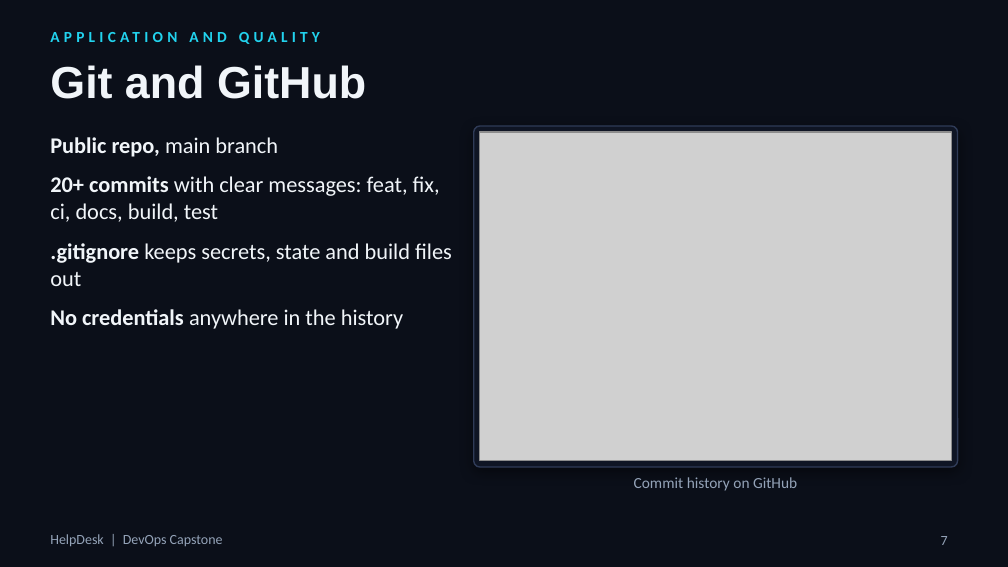
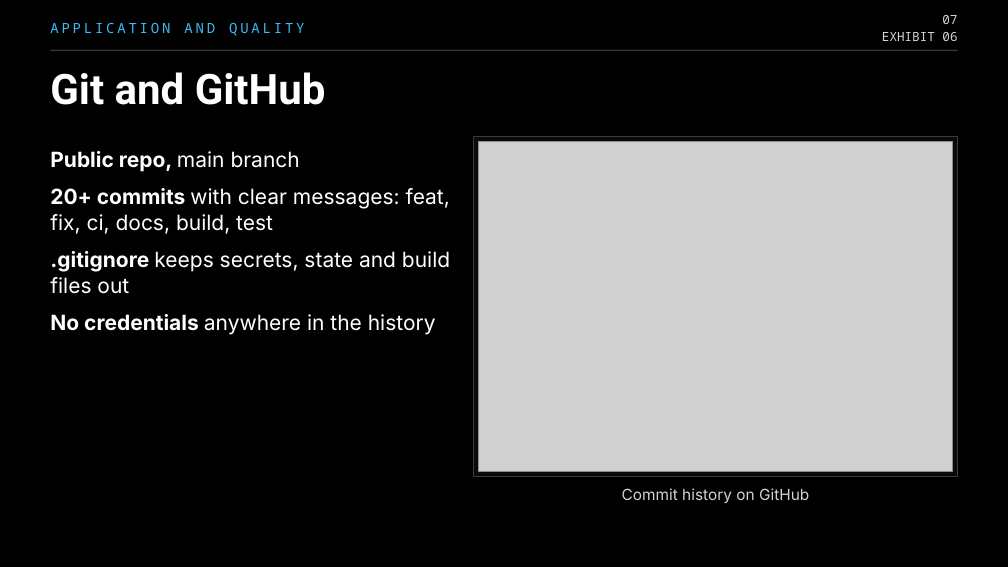
Before and after one commit to parthtaneja0001/helpdesk-devops-capstone, a slide deck: slide 7 of docs/HelpDesk-DevOps-Capstone.pptx. Drawn at 1008x567 pixels with LibreOffice and Linux fonts; fonts in the diff are those of the drawing; grey boxes stand for pictures; background and template pictures are left out. Boxes give left, top, right and bottom in pixels: in the first picture for what was removed or moved away, otherwise in the second. Text is boxed around its words. In the diff, an @@ line names an element or a change of style, - is before the commit and + after.

Commit message:
docs: restyle presentation in a black Swapline-style theme with Space Grotesk, Inter and JetBrains Mono

```diff
--- a/docs/HelpDesk-DevOps-Capstone.pptx
+++ b/docs/HelpDesk-DevOps-Capstone.pptx
@@ background picture (left out) to #000000 @@
@@ text "APPLICATION AND QUALITY": place and size @@
-text "APPLICATION AND QUALITY" at (125,65,205,99)
+text "APPLICATION AND QUALITY" at (50,23,304,36)
@@ text "APPLICATION AND QUALITY" at (50,23,304,36): size 11 to 10 pt, font Calibri to Noto Sans Mono, text colour #22D3EE to #38BDF8, letter spacing 3 to 2 pt, bold off @@
@@ text added at (942,15,957,24), 9 pt, text #D4D4D8 @@
+07
@@ title "Git and GitHub": place and size @@
-title "Git and GitHub" at (50,65,366,99)
+title "Git and GitHub" at (50,72,326,105)
@@ title "Git and GitHub" at (50,72,326,105): size 32 to 30 pt, font Arial to Roboto, text colour #F1F5F9 to #FFFFFF @@
@@ line added from (50, 50) to (958, 50), #34343A 1 pt @@
@@ text added at (882,32,957,41), 9 pt, text #D4D4D8 @@
+EXHIBIT 06
@@ text "Public repo, main branch": place and size @@
-text "Public repo, main branch" at (50,137,452,329)
+text "Public repo, main branch" at (50,151,450,335)
@@ text "Public repo, main branch" at (50,151,450,335): size 16 to 15 pt, font Calibri to Inter, text colour #F1F5F9 to #FFFFFF; indent changed @@
@@ rounded rectangle removed at (474,126,958,467) @@
@@ rectangle added at (474,136,958,477), fill #0A0A0C, outline #3A3A42 0.75 pt @@
@@ picture: place and size @@
-picture at (480,132,952,461)
+picture at (479,141,953,472)
@@ text "Commit history on GitHub": place and size @@
-text "Commit history on GitHub" at (634,477,797,491)
+text "Commit history on GitHub" at (622,488,809,503)
@@ text "Commit history on GitHub" at (622,488,809,503): font Calibri to Inter, text colour #94A3B8 to #D4D4D8 @@
@@ text removed at (50,534,223,546) @@
-HelpDesk | DevOps Capstone
@@ page number removed at (941,536,948,545) @@
-7
```
Also in this commit, not shown: 23 other slides changed, 1 other file.
